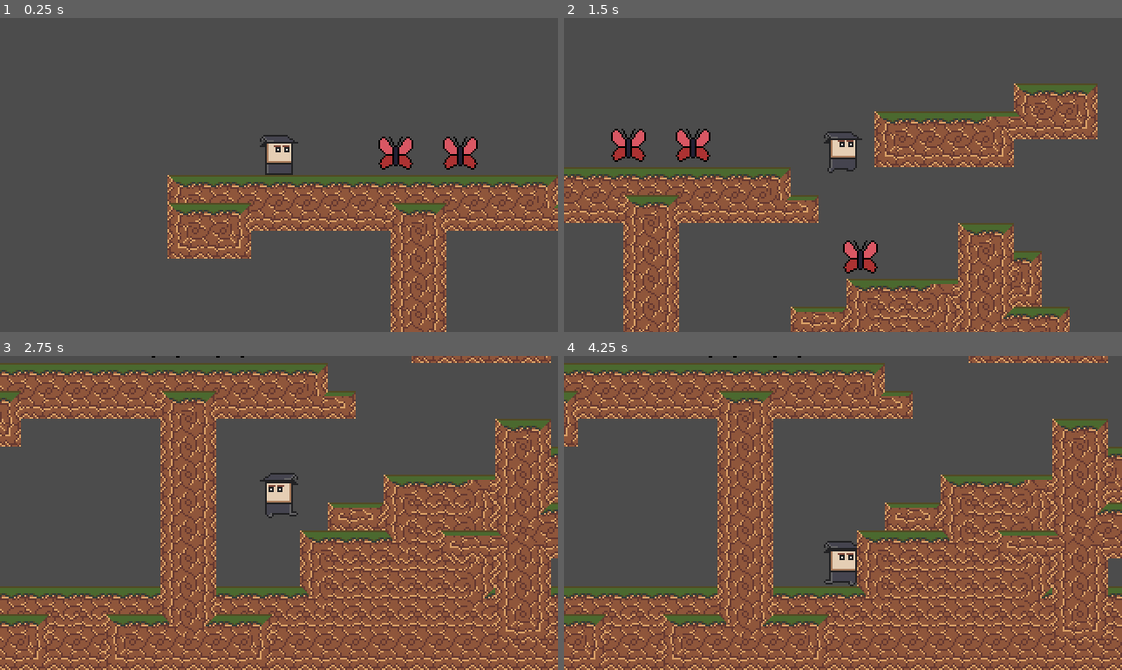
Above: before the commit, frames 1-4 (two rows, left to right).
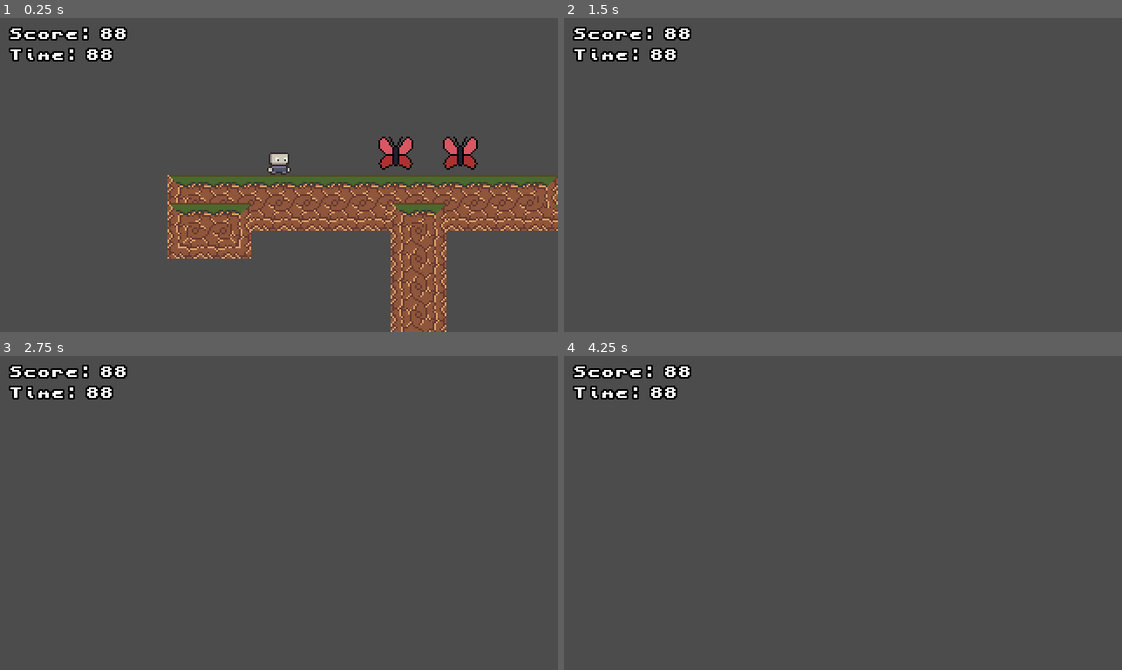
Above: after the commit, the same moments.

Repository: robbertstevens/game-off-2021
Game: Godot game, scene res://Root.tscn
Same seed, same stepped clock (60 frames per second), same inputs: the game is played once before the commit and once after it.
Inputs:
- Up to frame 1 (0.25 s): no input
- Up to frame 2 (1.5 s): tap Enter (ui_accept) at 0.5, 1.35 s; hold Enter (ui_accept) 0.53-1.28 s; hold Right (ui_right) from 0.53 s (still down)
- Up to frame 3 (2.75 s): tap Enter (ui_accept) at 1.52, 1.82 s; release Right (ui_right) at 2.03 s; hold Left (ui_left) from 2.03 s (still down); hold Enter (ui_accept) from 2.03 s (still down)
- Up to frame 4 (4.25 s): release Left (ui_left) at 2.78 s; release Enter (ui_accept) at 2.78 s; hold Right (ui_right) from 2.78 s (still down); tap Enter (ui_accept) at 2.85, 3.02, 3.32 s; hold Enter (ui_accept) from 3.53 s (still down)

The runs differ from the first frame. In frame 1, 1.7% of the frame differs, in the area x 1-54%, y 2-50%; in frame 2, 31%; in frame 3, 61%; in frame 4, 61%, in the area x 0-100%, y 0-100%.
Error after the commit: Invalid call. Nonexistent function 'instance' in base 'Nil'. (res://Root.gd:27)

Commit message:
added starting of levels and some GUI stuff

Diff:
--- a/GUI/GUI.gd
+++ /dev/null
@@ -1,21 +0,0 @@
-extends Control
-
-var player
-var current_level
-
-func _ready() -> void:
-	pass
-
-func _process(delta: float) -> void:
-	if player:
-		$Maincamera.global_position = player.global_position
-
-	if current_level:
-		var tileMap = current_level.get_node("TileMap")
-
-		var map_limits = tileMap.get_used_rect()
-		var map_cellsize = tileMap.cell_size
-		$Maincamera.limit_left = map_limits.position.x * map_cellsize.x
-		$Maincamera.limit_right = map_limits.end.x * map_cellsize.x
-		$Maincamera.limit_top = map_limits.position.y * map_cellsize.y
-		$Maincamera.limit_bottom = map_limits.end.y * map_cellsize.y
--- a/GUI/GUI.tscn
+++ b/GUI/GUI.tscn
@@ -1,19 +1,46 @@
 [gd_scene load_steps=2 format=2]
 
-[ext_resource path="res://GUI/GUI.gd" type="Script" id=1]
+[ext_resource path="res://GUI/theme.tres" type="Theme" id=2]
 
-[node name="GUI" type="Control"]
-anchor_right = 1.0
-anchor_bottom = 1.0
-script = ExtResource( 1 )
+[node name="GUI" type="MarginContainer"]
+margin_right = 59.0
+margin_bottom = 40.0
+theme = ExtResource( 2 )
 __meta__ = {
 "_edit_use_anchors_": false
 }
 
-[node name="Maincamera" type="Camera2D" parent="."]
-current = true
-drag_margin_left = 0.6
-drag_margin_top = 0.6
-drag_margin_right = 0.6
-drag_margin_bottom = 0.6
-editor_draw_drag_margin = true
+[node name="VBoxContainer" type="VBoxContainer" parent="."]
+margin_right = 100.0
+margin_bottom = 40.0
+
+[node name="ScoreContainer" type="HBoxContainer" parent="VBoxContainer"]
+margin_right = 100.0
+margin_bottom = 12.0
+
+[node name="ScoreLabel" type="Label" parent="VBoxContainer/ScoreContainer"]
+margin_right = 72.0
+margin_bottom = 12.0
+text = "Score:"
+
+[node name="ScoreTicker" type="Label" parent="VBoxContainer/ScoreContainer"]
+margin_left = 76.0
+margin_right = 100.0
+margin_bottom = 12.0
+text = "88"
+
+[node name="TimerContainer" type="HBoxContainer" parent="VBoxContainer"]
+margin_top = 16.0
+margin_right = 100.0
+margin_bottom = 28.0
+
+[node name="TimerLabel" type="Label" parent="VBoxContainer/TimerContainer"]
+margin_right = 60.0
+margin_bottom = 12.0
+text = "Time:"
+
+[node name="TimerTicker" type="Label" parent="VBoxContainer/TimerContainer"]
+margin_left = 64.0
+margin_right = 88.0
+margin_bottom = 12.0
+text = "88"
--- /dev/null
+++ b/GUI/GUICanvasLayer.gd
@@ -0,0 +1,40 @@
+extends CanvasLayer
+
+var player
+var current_level
+
+func _ready() -> void:
+	pass
+
+func _process(delta: float) -> void:
+	if player:
+		$Maincamera.global_position = player.global_position
+
+	if current_level:
+		var tile_map = current_level.get_node("TileMap")
+
+		var bounds = TileMapBounds.from_tile_map(tile_map)
+
+		$Maincamera.limit_left = bounds.limit_left
+		$Maincamera.limit_right = bounds.limit_right
+		$Maincamera.limit_top =  bounds.limit_top
+		$Maincamera.limit_bottom = bounds.limit_bottom
+
+
+class TileMapBounds:
+	var limit_left
+	var limit_right
+	var limit_top
+	var limit_bottom
+
+	static func from_tile_map(tile_map: TileMap) -> TileMapBounds:
+		var map_limits = tile_map.get_used_rect()
+		var map_cellsize = tile_map.cell_size
+		var bounds = TileMapBounds.new()
+
+		bounds.limit_left = map_limits.position.x * map_cellsize.x
+		bounds.limit_right = map_limits.end.x * map_cellsize.x
+		bounds.limit_top = map_limits.position.y * map_cellsize.y
+		bounds.limit_bottom = map_limits.end.y * map_cellsize.y
+
+		return bounds
--- /dev/null
+++ b/GUI/GUICanvasLayer.tscn
@@ -0,0 +1,60 @@
+[gd_scene load_steps=3 format=2]
+
+[ext_resource path="res://GUI/GUICanvasLayer.gd" type="Script" id=1]
+[ext_resource path="res://GUI/theme.tres" type="Theme" id=2]
+
+[node name="GUICanvasLayer" type="CanvasLayer"]
+script = ExtResource( 1 )
+
+[node name="GUI" type="MarginContainer" parent="."]
+margin_left = 5.0
+margin_top = 5.0
+margin_right = 59.0
+margin_bottom = 40.0
+theme = ExtResource( 2 )
+__meta__ = {
+"_edit_use_anchors_": false
+}
+
+[node name="VBoxContainer" type="VBoxContainer" parent="GUI"]
+margin_right = 68.0
+margin_bottom = 35.0
+
+[node name="ScoreContainer" type="HBoxContainer" parent="GUI/VBoxContainer"]
+margin_right = 68.0
+margin_bottom = 8.0
+
+[node name="ScoreLabel" type="Label" parent="GUI/VBoxContainer/ScoreContainer"]
+margin_right = 48.0
+margin_bottom = 8.0
+text = "Score:"
+
+[node name="ScoreTicker" type="Label" parent="GUI/VBoxContainer/ScoreContainer"]
+margin_left = 52.0
+margin_right = 68.0
+margin_bottom = 8.0
+text = "88"
+
+[node name="TimerContainer" type="HBoxContainer" parent="GUI/VBoxContainer"]
+margin_top = 12.0
+margin_right = 68.0
+margin_bottom = 20.0
+
+[node name="TimerLabel" type="Label" parent="GUI/VBoxContainer/TimerContainer"]
+margin_right = 40.0
+margin_bottom = 8.0
+text = "Time:"
+
+[node name="TimerTicker" type="Label" parent="GUI/VBoxContainer/TimerContainer"]
+margin_left = 44.0
+margin_right = 60.0
+margin_bottom = 8.0
+text = "88"
+
+[node name="Maincamera" type="Camera2D" parent="."]
+current = true
+drag_margin_left = 0.6
+drag_margin_top = 0.6
+drag_margin_right = 0.6
+drag_margin_bottom = 0.6
+editor_draw_drag_margin = true
--- a/GUI/theme.tres
+++ b/GUI/theme.tres
@@ -1,9 +1,18 @@
-[gd_resource type="Theme" load_steps=3 format=2]
+[gd_resource type="Theme" load_steps=4 format=2]
 
 [ext_resource path="res://GUI/WitchFont8 Mono.ttf" type="DynamicFontData" id=1]
 
+[sub_resource type="DynamicFont" id=4]
+size = 8
+outline_size = 1
+outline_color = Color( 0, 0, 0, 1 )
+font_data = ExtResource( 1 )
+
 [sub_resource type="DynamicFont" id=3]
+outline_size = 1
+outline_color = Color( 0, 0, 0, 1 )
 font_data = ExtResource( 1 )
 
 [resource]
 default_font = SubResource( 3 )
+Label/fonts/font = SubResource( 4 )
--- a/Levels/Level.gd
+++ b/Levels/Level.gd
@@ -1,16 +1 @@
 extends Node
-
-
-# Declare member variables here. Examples:
-# var a = 2
-# var b = "text"
-
-
-# Called when the node enters the scene tree for the first time.
-func _ready():
-	Gui.current_level = self
-
-
-# Called every frame. 'delta' is the elapsed time since the previous frame.
-#func _process(delta):
-#	pass
--- /dev/null
+++ b/Root.gd
@@ -0,0 +1,36 @@
+extends Node2D
+
+export (Array, PackedScene) var levels := []
+
+var total_score := 0
+
+var level_score := 0
+
+var level_list := []
+
+var current_level = null
+
+func _ready():
+	level_list = levels
+
+	next_level()
+
+
+func next_level() -> void:
+	total_score += level_score
+
+	if current_level:
+		current_level.queue_free()
+
+	var level = level_list.pop_front()
+
+	current_level = level.instance()
+
+	add_child(current_level)
+
+	Gui.current_level = current_level
+
+
+func _input(event: InputEvent) -> void:
+	if event.is_action_pressed("ui_accept"):
+		next_level()
--- a/Root.tscn
+++ b/Root.tscn
@@ -1,7 +1,8 @@
-[gd_scene load_steps=2 format=2]
+[gd_scene load_steps=3 format=2]
 
 [ext_resource path="res://Levels/LevelOne.tscn" type="PackedScene" id=1]
+[ext_resource path="res://Root.gd" type="Script" id=2]
 
 [node name="Root" type="Node2D"]
-
-[node name="LevelOne" parent="." instance=ExtResource( 1 )]
+script = ExtResource( 2 )
+levels = [ ExtResource( 1 ), ExtResource( 1 ) ]
--- a/Witch/Witch.tscn
+++ b/Witch/Witch.tscn
@@ -4,46 +4,46 @@
 [ext_resource path="res://Witch/Witch.gd" type="Script" id=2]
 [ext_resource path="res://Common/HurtBox.tscn" type="PackedScene" id=3]
 
-[sub_resource type="AtlasTexture" id=3]
+[sub_resource type="AtlasTexture" id=12]
 atlas = ExtResource( 1 )
-region = Rect2( 96, 0, 24, 32 )
+region = Rect2( 0, 0, 16, 16 )
 
-[sub_resource type="AtlasTexture" id=4]
+[sub_resource type="AtlasTexture" id=13]
 atlas = ExtResource( 1 )
-region = Rect2( 120, 0, 24, 32 )
+region = Rect2( 16, 0, 16, 16 )
 
-[sub_resource type="AtlasTexture" id=5]
+[sub_resource type="AtlasTexture" id=14]
 atlas = ExtResource( 1 )
-region = Rect2( 144, 0, 24, 32 )
+region = Rect2( 32, 0, 16, 16 )
 
-[sub_resource type="AtlasTexture" id=6]
+[sub_resource type="AtlasTexture" id=15]
 atlas = ExtResource( 1 )
-region = Rect2( 168, 0, 24, 32 )
+region = Rect2( 48, 0, 16, 16 )
 
-[sub_resource type="AtlasTexture" id=7]
+[sub_resource type="AtlasTexture" id=16]
 atlas = ExtResource( 1 )
-region = Rect2( 0, 0, 24, 32 )
+region = Rect2( 64, 0, 16, 16 )
 
-[sub_resource type="AtlasTexture" id=8]
+[sub_resource type="AtlasTexture" id=17]
 atlas = ExtResource( 1 )
-region = Rect2( 24, 0, 24, 32 )
+region = Rect2( 80, 0, 16, 16 )
 
-[sub_resource type="AtlasTexture" id=9]
+[sub_resource type="AtlasTexture" id=18]
 atlas = ExtResource( 1 )
-region = Rect2( 48, 0, 24, 32 )
+region = Rect2( 96, 0, 16, 16 )
 
-[sub_resource type="AtlasTexture" id=10]
+[sub_resource type="AtlasTexture" id=19]
 atlas = ExtResource( 1 )
-region = Rect2( 72, 0, 24, 32 )
+region = Rect2( 112, 0, 16, 16 )
 
 [sub_resource type="SpriteFrames" id=2]
 animations = [ {
-"frames": [ SubResource( 3 ), SubResource( 4 ), SubResource( 5 ), SubResource( 6 ) ],
+"frames": [ SubResource( 12 ), SubResource( 13 ), SubResource( 14 ), SubResource( 15 ) ],
 "loop": true,
 "name": "idle",
 "speed": 5.0
 }, {
-"frames": [ SubResource( 7 ), SubResource( 8 ), SubResource( 9 ), SubResource( 10 ) ],
+"frames": [ SubResource( 16 ), SubResource( 17 ), SubResource( 18 ), SubResource( 19 ) ],
 "loop": true,
 "name": "running",
 "speed": 5.0
@@ -63,10 +63,10 @@
 jump_strength = 250
 
 [node name="AnimatedSprite" type="AnimatedSprite" parent="."]
-position = Vector2( 0, -16 )
+position = Vector2( 0, -8 )
 frames = SubResource( 2 )
 animation = "idle"
-frame = 1
+frame = 2
 playing = true
 
 [node name="CollisionShape2D" type="CollisionShape2D" parent="."]
--- a/project.godot
+++ b/project.godot
@@ -26,7 +26,7 @@
 
 [autoload]
 
-Gui="*res://GUI/GUI.tscn"
+Gui="*res://GUI/GUICanvasLayer.tscn"
 
 [display]
 
Binary file changed: Source/Witch.aseprite
Binary file changed: Witch/Witch.png
